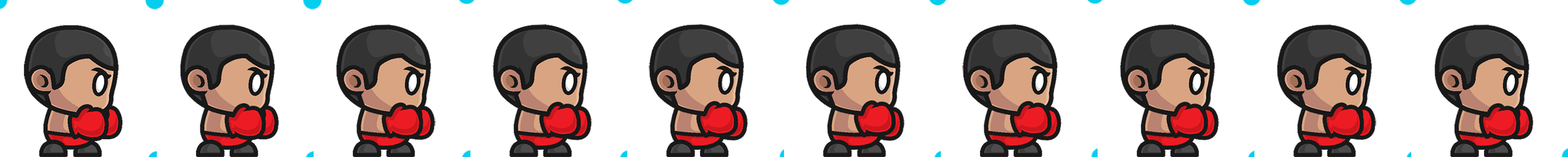
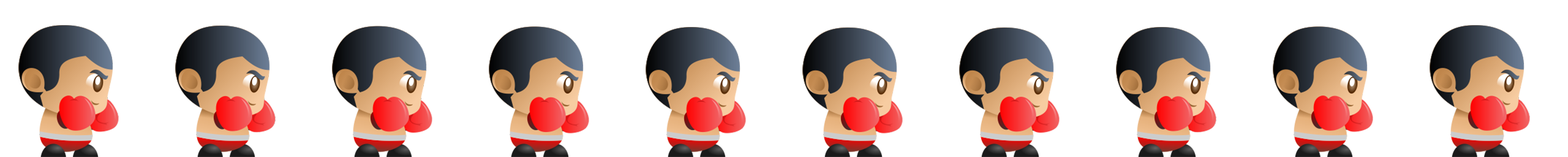
Two versions of the same layered image (1568x157). Layer-by-layer changes:
added group "Group 2" with 10 layers above "Group 1" over bbox(18, 25, 1531, 157)
added layer "10" in group "Group 2" over bbox(1429, 25, 1531, 157)
added layer "9" in group "Group 2" over bbox(1272, 26, 1374, 157)
added layer "8" in group "Group 2" over bbox(1115, 26, 1217, 157)
added layer "7" in group "Group 2" over bbox(959, 26, 1060, 157)
added layer "6" in group "Group 2" over bbox(802, 26, 903, 157)
added layer "5" in group "Group 2" over bbox(645, 26, 747, 157)
added layer "4" in group "Group 2" over bbox(488, 26, 590, 157)
added layer "3" in group "Group 2" over bbox(331, 25, 433, 157)
added layer "2" in group "Group 2" over bbox(175, 25, 276, 157)
added layer "1" in group "Group 2" over bbox(18, 25, 119, 157)
moved "idle-9" into group "Group 1" over bbox(1398, 0, 1568, 157)
moved "idle-8" into group "Group 1" over bbox(1242, 0, 1412, 157)
moved "idle-7" into group "Group 1" over bbox(1086, 0, 1255, 157)
moved "idle-6" into group "Group 1" over bbox(928, 0, 1098, 157)
moved "idle-5" into group "Group 1" over bbox(772, 0, 941, 157)
moved "idle-4" into group "Group 1" over bbox(616, 0, 784, 157)
moved "idle-3" into group "Group 1" over bbox(458, 0, 628, 157)
moved "idle-2" into group "Group 1" over bbox(302, 0, 471, 157)
moved "idle-1" into group "Group 1" over bbox(144, 0, 314, 157)
moved "idle-0" into group "Group 1" over bbox(0, 0, 157, 157)
